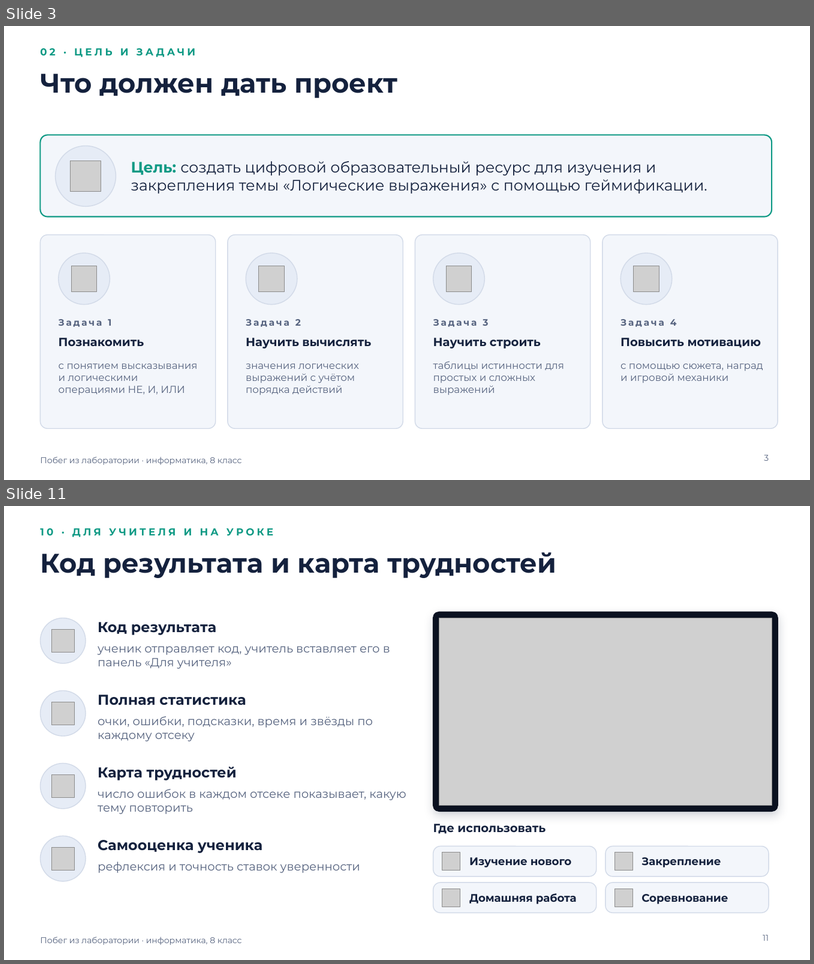
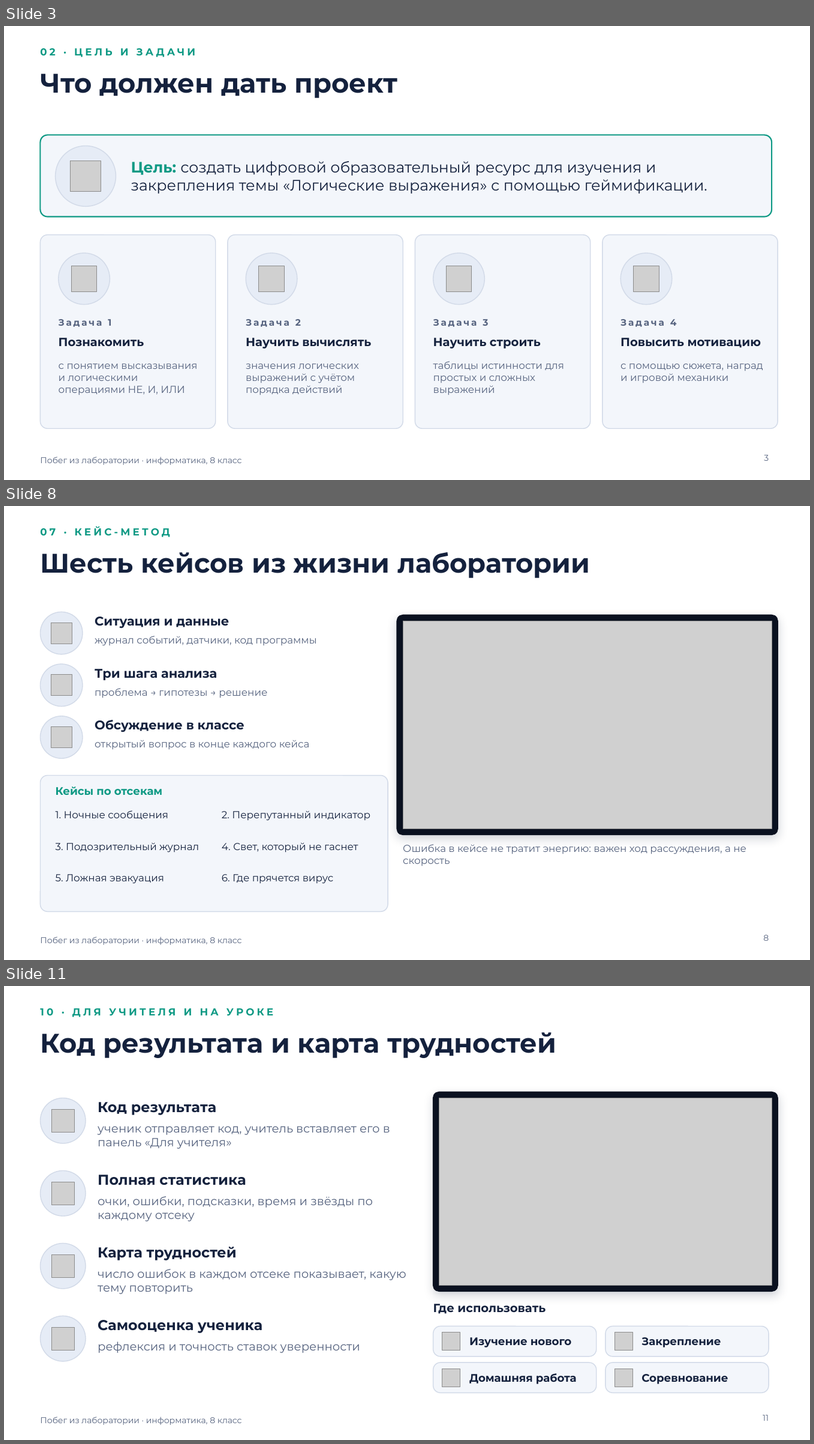
Before and after one commit to galiyabanum/logical, a slide deck: docs/Побег_из_лаборатории_презентация.pptx. Shown one above the other, each under a label of ours: slides 3 and 11 before the commit, slides 3, 8 and 11 after it; the slides between them are not shown. The pictures are 814x964 and 814x1444 pixels, drawn with LibreOffice and Linux fonts; fonts in the diff are those of the drawing; grey boxes stand for pictures. Boxes give left, top, right and bottom in pixels: in the first picture for what was removed or moved away, otherwise in the second. Text is boxed around its words. In the diff, an @@ line names an element or a change of style, - is before the commit and + after.

```diff
--- a/docs/Побег_из_лаборатории_презентация.pptx
+++ b/docs/Побег_из_лаборатории_презентация.pptx
@@ slide 8 added at bbox=[4, 506, 810, 960], background #FFFFFF; not listed: 1 template element that a slide beside it also shows @@
@@ text added at bbox=[40, 526, 170, 537], 12 pt, text #0E9984, bold @@
+07 · КЕЙС-МЕТОД
@@ title added at bbox=[40, 552, 590, 578], 32 pt, text #14213D, bold @@
+Шесть кейсов из жизни лаборатории
@@ ellipse added at bbox=[40, 612, 83, 654], fill #E6ECF6, outline #D2DAE8 1 pt @@
@@ picture added at bbox=[51, 623, 72, 644] @@
@@ text added at bbox=[95, 616, 229, 628], 15 pt, text #14213D, bold @@
+Ситуация и данные
@@ rounded rectangle added at bbox=[397, 615, 779, 834], fill #0A1120, outline #0A1120 1 pt @@
@@ picture added at bbox=[403, 621, 772, 828] @@
@@ text added at bbox=[95, 636, 317, 646], 12 pt, text #56637F @@
+журнал событий, датчики, код программы
@@ ellipse added at bbox=[40, 664, 83, 706], fill #E6ECF6, outline #D2DAE8 1 pt @@
@@ picture added at bbox=[51, 675, 72, 696] @@
@@ text added at bbox=[95, 669, 217, 680], 15 pt, text #14213D, bold @@
+Три шага анализа
@@ text added at bbox=[95, 688, 267, 698], 12 pt, text #56637F @@
+проблема → гипотезы → решение
@@ ellipse added at bbox=[40, 716, 83, 758], fill #E6ECF6, outline #D2DAE8 1 pt @@
@@ text added at bbox=[95, 720, 245, 732], 15 pt, text #14213D, bold @@
+Обсуждение в классе
@@ picture added at bbox=[51, 727, 72, 748] @@
@@ text added at bbox=[95, 740, 310, 749], 12 pt, text #56637F @@
+открытый вопрос в конце каждого кейса
@@ rounded rectangle added at bbox=[40, 775, 388, 912], fill #F3F6FB, outline #D2DAE8 1 pt @@
@@ text added at bbox=[56, 786, 162, 795], 13 pt, text #0E9984, bold @@
+Кейсы по отсекам
@@ text added at bbox=[56, 810, 168, 819], 12 pt, text #14213D @@
+1. Ночные сообщения
@@ text added at bbox=[222, 811, 371, 820], 12 pt, text #14213D @@
+2. Перепутанный индикатор
@@ text added at bbox=[56, 843, 199, 852], 12 pt, text #14213D @@
+3. Подозрительный журнал
@@ text added at bbox=[222, 842, 358, 852], 12 pt, text #14213D @@
+4. Свет, который не гаснет
@@ text added at bbox=[403, 844, 747, 865], 12 pt, text #56637F @@
+Ошибка в кейсе не тратит энергию: важен ход рассуждения, а не скорость
@@ text added at bbox=[56, 874, 164, 883], 12 pt, text #14213D @@
+5. Ложная эвакуация
@@ text added at bbox=[222, 874, 334, 883], 12 pt, text #14213D @@
+6. Где прячется вирус
@@ page number added at bbox=[764, 934, 769, 940], 10 pt, text #56637F @@
+8
```
Also in this commit, not shown: 4 slides changed, 2 other slides added, 3 slides removed, 3 other files.
